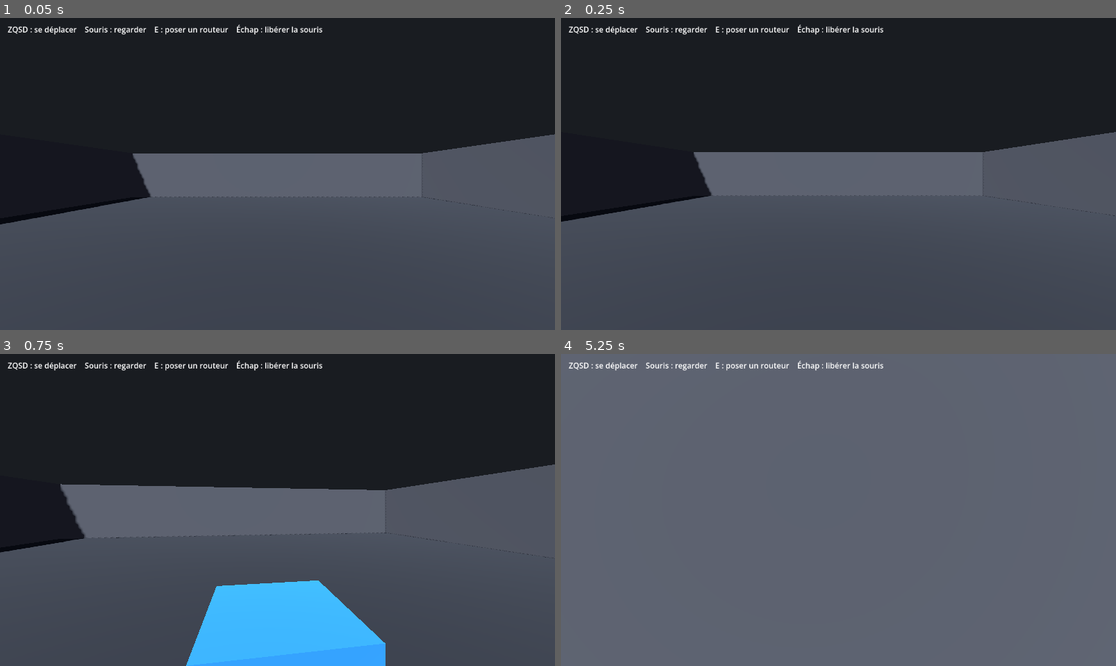
Above: before the commit, frames 1-4 (two rows, left to right).
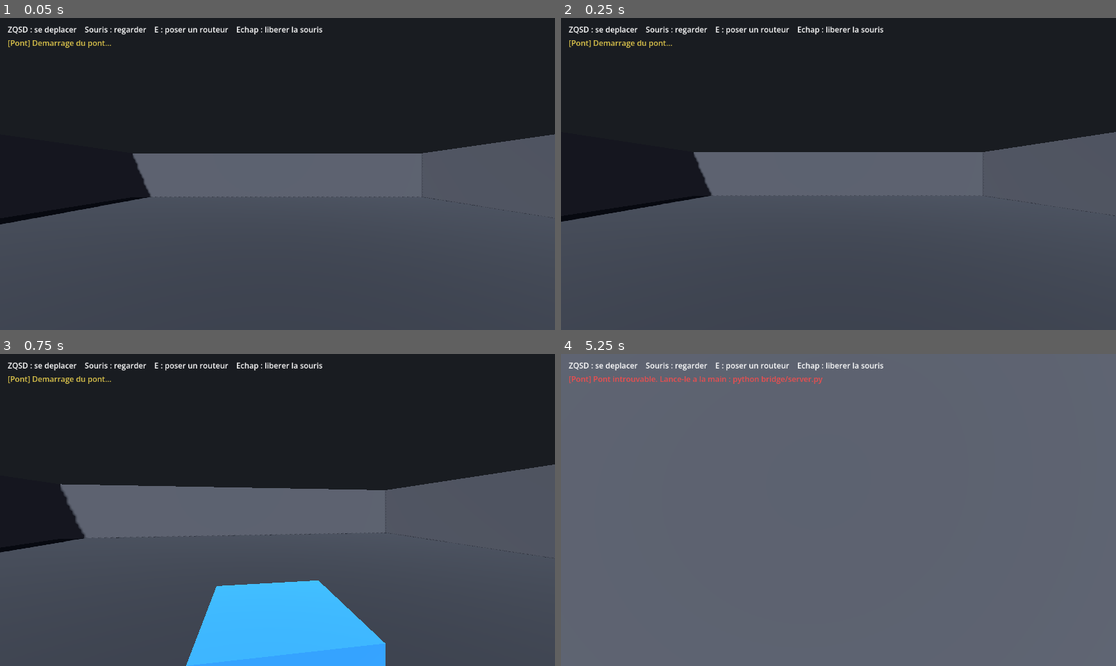
Above: after the commit, the same moments.

Repository: rme28/Backbone-NetOps
Game: Godot game, scene res://main.tscn
Same seed, same stepped clock (60 frames per second), same inputs: the game is played once before the commit and once after it.
Inputs (mouse positions are in pixels of both pictures, inside the frame that each line leads up to):
- Up to frame 1 (0.05 s): no input
- Up to frame 2 (0.25 s): no input
- Up to frame 3 (0.75 s): tap Enter at 0.5 s; move the mouse to (305, 510) at 0.52 s; hold W (move_forward) from 0.53 s (still down); hold E (interact) from 0.53 s (still down)
- Up to frame 4 (5.25 s): keep holding W (move_forward); move the mouse to (810, 510) at 1.27 s; release E (interact) at 1.28 s; tap E (interact) at 1.35, 2.85, 4.35 s; move the mouse to (849, 503) at 2.02 s; hold E (interact) 2.03-2.78 s; move the mouse to (832, 516) at 2.77 s; tap Space at 3.5, 5 s; move the mouse to (877, 513) at 3.52 s; hold E (interact) 3.53-4.28 s; tap Enter at 4.25 s; move the mouse to (794, 506) at 4.27 s; move the mouse to (844, 510) at 5.02 s; hold E (interact) from 5.03 s (still down)

The runs differ from the first frame. In frame 1, 0.2% of the frame differs, in the area x 1-50%, y 2-10%; in frame 2, 0.2%; in frame 3, 0.2%; in frame 4, 0.4%.

Commit message:
Auto-lancement du pont depuis le jeu + statut a l'ecran
Le jeu detecte le pont au demarrage et le lance automatiquement s'il
est absent, avec un message de statut visible en jeu (connecte / erreur).

Diff:
--- a/game/bridge_client.gd
+++ b/game/bridge_client.gd
@@ -2,26 +2,99 @@
 ## Client HTTP vers le pont Python (autoload "Bridge").
 ## Le jeu ne parle qu'au pont (POST /command) ; toute la logique de polling et
 ## de dialogue avec PTBuilder vit dans le pont. Voir CLAUDE.md section 3.
+##
+## Au demarrage, tente de se connecter au pont ; s'il ne repond pas, le lance
+## automatiquement (python bridge/server.py) avant de reessayer.
 
 const BRIDGE := "http://127.0.0.1:8081"
+const HEALTH_CHECK_RETRIES := 10
+const HEALTH_CHECK_INTERVAL := 0.5
 
-## Émis quand un job déposé revient (status = "ok"/"error", data = résultat).
+## Emis a chaque changement d'etat de connexion au pont.
+## state: "checking" | "launching" | "connected" | "error"
+signal status_changed(state: String, message: String)
+
+## Emis quand un job depose revient (status = "ok"/"error", data = resultat).
 signal command_result(job_id: String, status: String, data)
 
+var _bridge_pid := -1
+var _connected := false
 
-func ping() -> void:
+
+func _notification(what: int) -> void:
+	if what == NOTIFICATION_WM_CLOSE_REQUEST or what == NOTIFICATION_PREDELETE:
+		_stop_spawned_bridge()
+
+
+func _stop_spawned_bridge() -> void:
+	if _bridge_pid != -1 and OS.is_process_running(_bridge_pid):
+		OS.kill(_bridge_pid)
+		_bridge_pid = -1
+
+
+## Verifie que le pont repond ; le lance automatiquement sinon.
+func ensure_running() -> void:
+	status_changed.emit("checking", "Recherche du pont...")
+	_check_health(0)
+
+
+func _check_health(attempt: int) -> void:
 	var http := HTTPRequest.new()
+	http.timeout = 2.0
 	add_child(http)
 	http.request_completed.connect(func(_result, code, _headers, _body):
 		http.queue_free()
 		if code == 200:
-			print("[bridge] pont joignable sur %s ✓" % BRIDGE)
-		else:
-			push_warning("[bridge] pont injoignable (code %d) - lance bridge/server.py" % code)
+			_connected = true
+			status_changed.emit("connected", "Pont connecte sur %s" % BRIDGE)
+			return
+		_on_health_check_failed(attempt)
 	)
 	var err := http.request(BRIDGE + "/health", [], HTTPClient.METHOD_GET)
 	if err != OK:
-		push_warning("[bridge] impossible de contacter le pont - lance bridge/server.py")
+		http.queue_free()
+		_on_health_check_failed(attempt)
+
+
+func _on_health_check_failed(attempt: int) -> void:
+	if attempt == 0:
+		_spawn_bridge()
+	if attempt >= HEALTH_CHECK_RETRIES:
+		status_changed.emit(
+			"error",
+			"Pont introuvable. Lance-le a la main : python bridge/server.py"
+		)
+		return
+	status_changed.emit("launching", "Demarrage du pont...")
+	await get_tree().create_timer(HEALTH_CHECK_INTERVAL).timeout
+	_check_health(attempt + 1)
+
+
+func _spawn_bridge() -> void:
+	# globalize_path("res://") renvoie ".../game/" (avec slash final). On enleve ce
+	# slash avant get_base_dir(), sinon il ne remonte pas au parent du dossier game/.
+	var game_dir := ProjectSettings.globalize_path("res://").trim_suffix("/")
+	var project_root := game_dir.get_base_dir()
+	var server_script := project_root.path_join("bridge/server.py")
+	if not FileAccess.file_exists(server_script):
+		push_error("[bridge] server.py introuvable : %s" % server_script)
+		status_changed.emit(
+			"error",
+			"bridge/server.py introuvable. Lance-le a la main : python bridge/server.py"
+		)
+		return
+	# On passe par cmd.exe pour beneficier de la meme resolution de PATH qu'un
+	# terminal normal (OS.create_process ne cherche pas "python" dans le PATH
+	# de la meme facon, et peut echouer silencieusement si plusieurs Python
+	# sont installes).
+	var pid := OS.create_process("cmd.exe", ["/c", "python", server_script], false)
+	if pid == -1:
+		status_changed.emit(
+			"error",
+			"Impossible de lancer python. Verifie qu'il est installe et sur le PATH."
+		)
+		return
+	_bridge_pid = pid
 
 
 func add_device(name: String, model: String, x: int, y: int) -> void:
@@ -45,21 +118,26 @@
 	_post_command({"action": "getDevices"})
 
 
-## Dépose une commande sur le pont et suit son résultat via /result/<job_id>.
+## Depose une commande sur le pont et suit son resultat via /result/<job_id>.
 func _post_command(cmd: Dictionary) -> void:
+	if not _connected:
+		push_warning("[bridge] commande ignoree, pont non connecte : %s" % cmd.get("action", "?"))
+		return
 	var http := HTTPRequest.new()
 	add_child(http)
 	http.request_completed.connect(func(_result, code, _headers, body):
 		http.queue_free()
 		if code != 200:
-			push_error("[bridge] POST /command a échoué (code %d)" % code)
+			push_error("[bridge] POST /command a echoue (code %d)" % code)
 			return
-		var resp = JSON.parse_string(body.get_string_from_utf8())
-		if typeof(resp) == TYPE_DICTIONARY and resp.has("job_id"):
-			print("[bridge] job déposé : %s (%s)" % [resp["job_id"], cmd.get("action", "?")])
-			_poll_result(resp["job_id"])
+		var parsed: Variant = JSON.parse_string(body.get_string_from_utf8())
+		if typeof(parsed) == TYPE_DICTIONARY and (parsed as Dictionary).has("job_id"):
+			var resp := parsed as Dictionary
+			var job_id := resp["job_id"] as String
+			print("[bridge] job depose : %s (%s)" % [job_id, cmd.get("action", "?")])
+			_poll_result(job_id)
 		else:
-			push_error("[bridge] réponse inattendue du pont : %s" % body.get_string_from_utf8())
+			push_error("[bridge] reponse inattendue du pont : %s" % body.get_string_from_utf8())
 	)
 	var err := http.request(
 		BRIDGE + "/command",
@@ -69,13 +147,13 @@
 	)
 	if err != OK:
 		http.queue_free()
-		push_error("[bridge] request() a échoué (%d) - le pont tourne-t-il ?" % err)
+		push_error("[bridge] request() a echoue (%d) - le pont tourne-t-il ?" % err)
 
 
-## Interroge /result/<job_id> jusqu'à obtenir ok/error (max ~10s).
+## Interroge /result/<job_id> jusqu'a obtenir ok/error (max ~10s).
 func _poll_result(job_id: String, tries := 0) -> void:
 	if tries > 40:
-		push_warning("[bridge] pas de résultat pour le job %s (timeout)" % job_id)
+		push_warning("[bridge] pas de resultat pour le job %s (timeout)" % job_id)
 		return
 	var http := HTTPRequest.new()
 	add_child(http)
@@ -83,15 +161,16 @@
 		http.queue_free()
 		if code != 200:
 			return
-		var resp = JSON.parse_string(body.get_string_from_utf8())
-		if typeof(resp) != TYPE_DICTIONARY:
+		var parsed: Variant = JSON.parse_string(body.get_string_from_utf8())
+		if typeof(parsed) != TYPE_DICTIONARY:
 			return
-		var status: String = resp.get("status", "pending")
+		var resp := parsed as Dictionary
+		var status := resp.get("status", "pending") as String
 		if status == "pending":
 			await get_tree().create_timer(0.25).timeout
 			_poll_result(job_id, tries + 1)
 		else:
-			var data = resp.get("result", resp.get("error", null))
+			var data: Variant = resp.get("result", resp.get("error", null))
 			print("[bridge] job %s -> %s" % [job_id, status])
 			command_result.emit(job_id, status, data)
 	)
--- a/game/main.gd
+++ b/game/main.gd
@@ -1,17 +1,18 @@
 extends Node3D
-## Construit la salle 3D par code (aucune manip souris nécessaire) et gère
-## l'interaction : appuyer sur E pose un routeur - un cube apparaît dans le jeu
-## ET l'équipement apparaît dans Packet Tracer via le pont Python.
+## Construit la salle 3D par code (aucune manip souris necessaire) et gere
+## l'interaction : appuyer sur E pose un routeur - un cube apparait dans le jeu
+## ET l'equipement apparait dans Packet Tracer via le pont Python.
 
 var device_count := 0
+var _status_label: Label
 
 
 func _ready() -> void:
 	_build_environment()
 	_build_room()
 	_build_ui()
-	# Vérifie que le pont répond au démarrage (log console).
-	Bridge.ping()
+	Bridge.status_changed.connect(_on_bridge_status_changed)
+	Bridge.ensure_running()
 
 
 func _build_environment() -> void:
@@ -64,11 +65,28 @@
 
 func _build_ui() -> void:
 	var layer := CanvasLayer.new()
-	var label := Label.new()
-	label.text = "ZQSD : se déplacer    Souris : regarder    E : poser un routeur    Échap : libérer la souris"
-	label.position = Vector2(16, 12)
-	layer.add_child(label)
+
+	var help := Label.new()
+	help.text = "ZQSD : se deplacer    Souris : regarder    E : poser un routeur    Echap : liberer la souris"
+	help.position = Vector2(16, 12)
+	layer.add_child(help)
+
+	_status_label = Label.new()
+	_status_label.position = Vector2(16, 40)
+	layer.add_child(_status_label)
+
 	add_child(layer)
+
+
+func _on_bridge_status_changed(state: String, message: String) -> void:
+	_status_label.text = "[Pont] %s" % message
+	match state:
+		"connected":
+			_status_label.modulate = Color(0.4, 0.9, 0.4)
+		"error":
+			_status_label.modulate = Color(0.95, 0.3, 0.3)
+		_:
+			_status_label.modulate = Color(0.9, 0.8, 0.3)
 
 
 func _unhandled_input(event: InputEvent) -> void:
@@ -96,6 +114,6 @@
 	add_child(box)
 	box.global_position = pos
 
-	# Envoi au pont -> l'équipement apparaît dans Packet Tracer.
+	# Envoi au pont -> l'equipement apparait dans Packet Tracer.
 	Bridge.add_device(dev_name, "2911", 100 + device_count * 60, 100)
-	print("Posé %s à %s" % [dev_name, pos])
+	print("Pose %s a %s" % [dev_name, pos])
